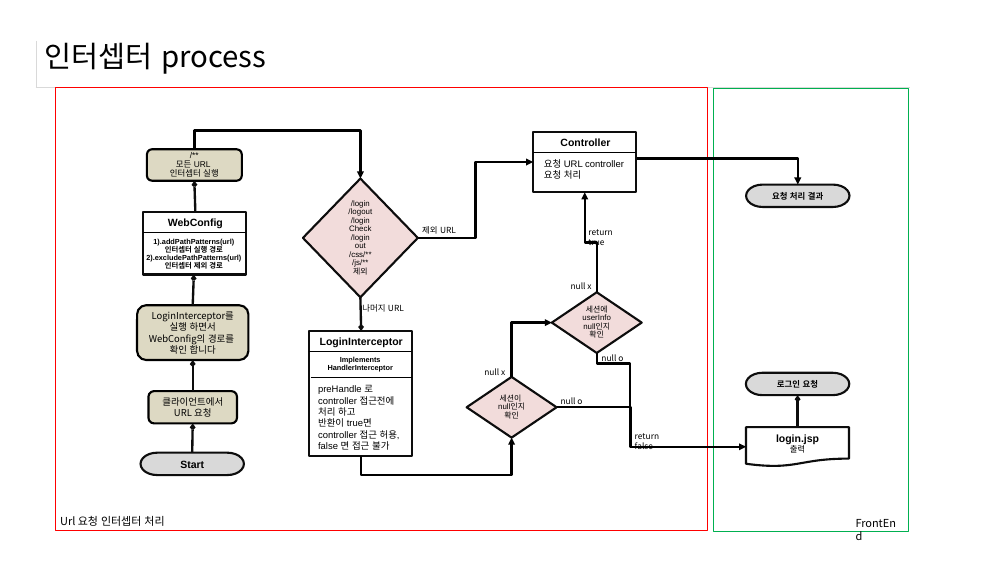
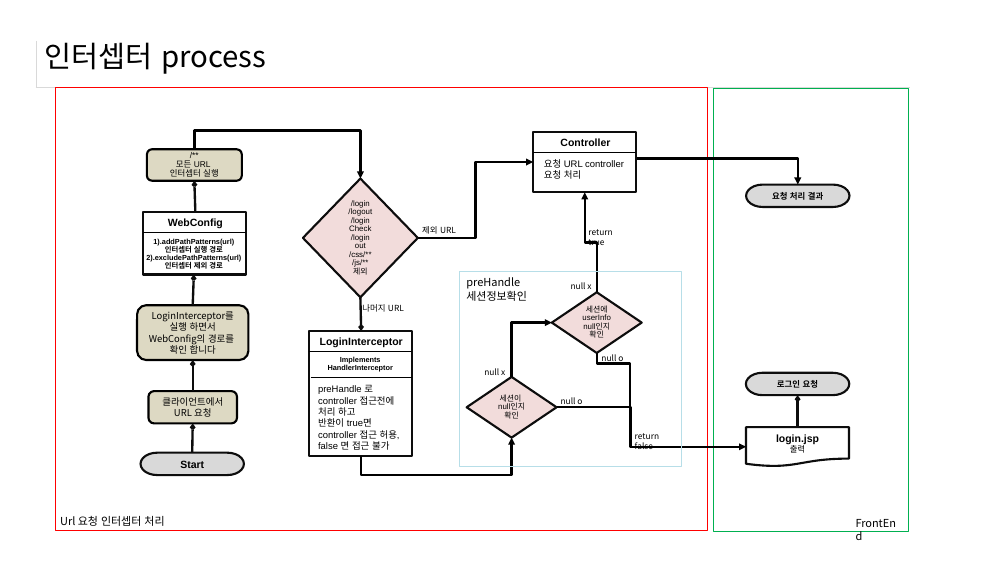
Before and after one commit to sujin9335/ERD, a slide deck: slide 5 of 김수진5.pptx. Drawn at 1008x567 pixels with LibreOffice and Linux fonts; fonts in the diff are those of the drawing. Boxes give left, top, right and bottom in pixels: in the first picture for what was removed or moved away, otherwise in the second. Text is boxed around its words. In the diff, an @@ line names an element or a change of style, - is before the commit and + after.

```diff
--- a/김수진5.pptx
+++ b/김수진5.pptx
@@ rectangle added at [460, 271, 682, 467], outline #B7DEE8 1 pt @@
@@ text added at [466, 277, 526, 301], 10.5 pt, text #000000 @@
+preHandle
+세션정보확인
```
Also in this commit, not shown: 4 other slides changed, 1 slide removed, 7 other files.
